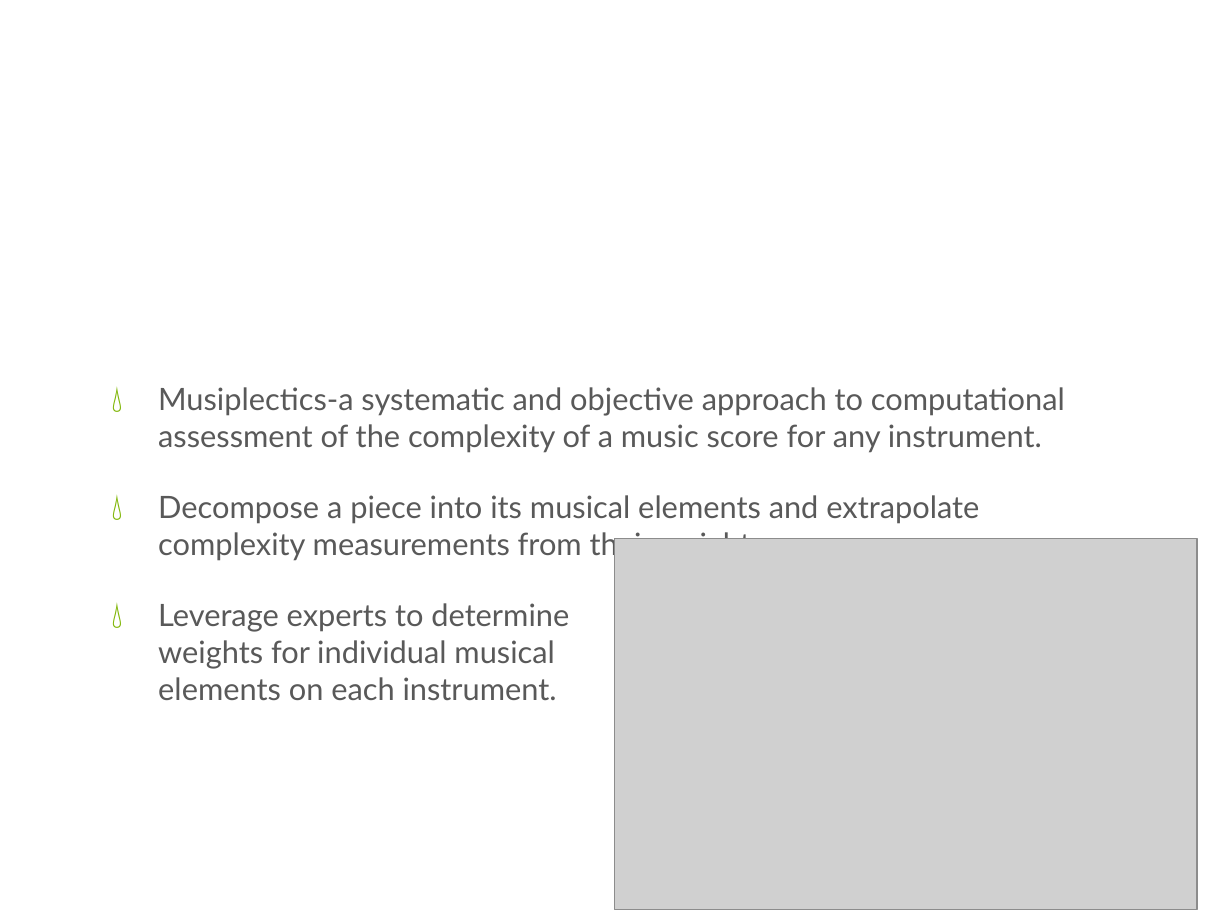
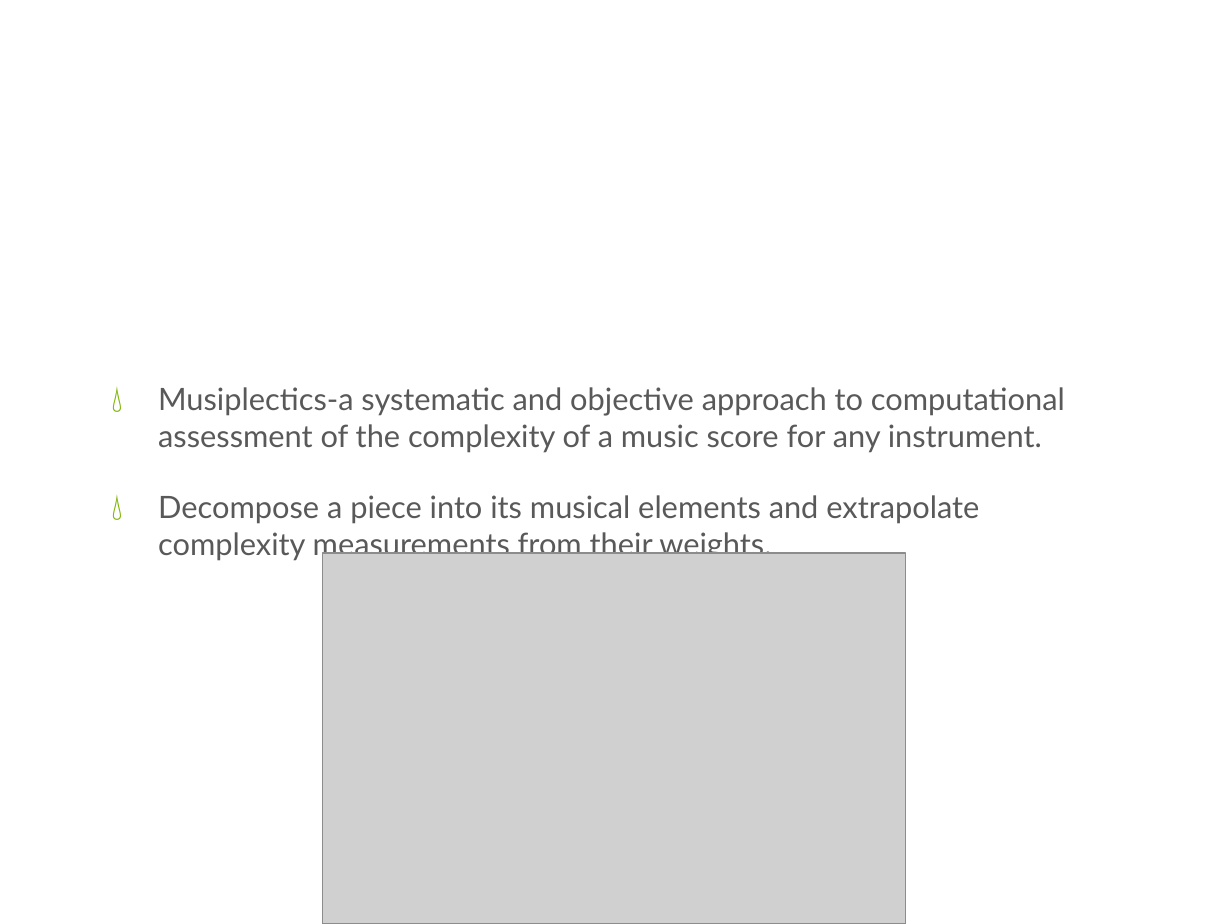
Before and after one commit to xwsxethan/MusicScoring, a slide deck: slide 7 of Documents/Thesis/ThesisDissertation.pptx. Drawn at 1232x924 pixels with LibreOffice and Linux fonts; fonts in the diff are those of the drawing; grey boxes stand for pictures; background and template pictures are left out. Boxes give left, top, right and bottom in pixels: in the first picture for what was removed or moved away, otherwise in the second. Text is boxed around its words. In the diff, an @@ line names an element or a change of style, - is before the commit and + after.

```diff
--- a/Documents/Thesis/ThesisDissertation.pptx
+++ b/Documents/Thesis/ThesisDissertation.pptx
@@ picture: place and size @@
-picture at box(615, 538, 1198, 909)
+picture at box(323, 553, 906, 924)
@@ text at box(158, 603, 569, 700): paragraph removed @@
-💧 Leverage experts to determine
-  weights for individual musical
-  elements on each instrument.
```
Also in this commit, not shown: 5 other slides changed, 11 slides added.
